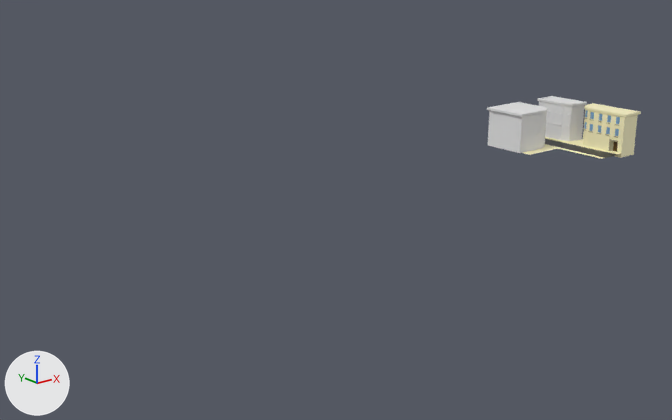
The FBX model Assets/Resources/Models/Rooms-M/StartingRoom_Scenery.fbx as it was, and as the next commit left it.
One viewpoint serves both versions: a 50 mm lens placed at (-140.6, -110.5, 41.7), pointed at (-54.1, -2.3, -1.6). The axes (+X, +Y, +Z) are drawn at lower left. The lights are the same throughout. Where no turn or scale is listed for an object, it has been applied to the vertices.
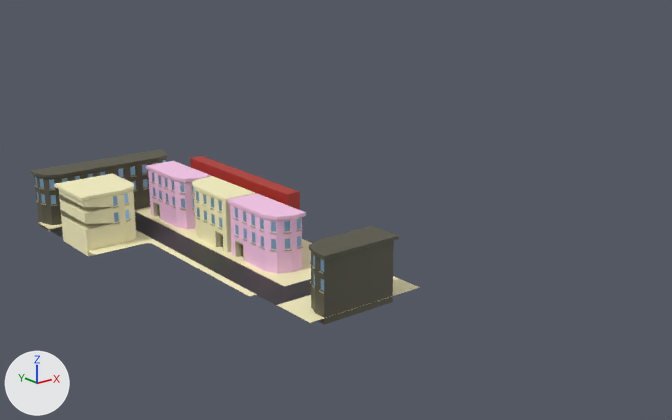
The change, as a diff of the scene's bpy script:
```diff
--- a/Assets/Resources/Models/Rooms-M/StartingRoom_Scenery.fbx.py
+++ b/Assets/Resources/Models/Rooms-M/StartingRoom_Scenery.fbx.py
@@ me_plane_017 @@
-me_plane_017.from_pydata(...)  # 35 vertices, 20 faces; spans x -11.0..7.0, y -6.0..14.0, z -0.1..0.0
+me_plane_017.from_pydata(...)  # 58 vertices, 33 faces; spans x -11.5..14.3, y -30.5..21.7, z -0.4..0.0
+# me_plane_017 part 1
+# 6 vertices are removed from x -3.0..7.0, y -6.0, z -0.1..0.0
+# 6 faces are deleted
+# 2 vertices move from x 6.9..7.0, y 4.0..14.0, z 0.0 to x 2.0..13.9, y 4.0..14.0, z -0.4..0.0
+# 24 vertices are added at x -11.5..14.3, y -30.5..21.7, z -0.4..0.0
+# 5 new vertices lie (0.0, -24.3, 0.0) away from vertices in x -2.0..7.0, y 4.0, z -0.1..0.0
+# 14 new faces join them, mat_material_006 (beige #fff7c7)
+# 5 new faces join them, mat_material_008 (black #313131)
 me_plane_017.materials.append(mat_material_008)
@@ ob_plane_388 @@
-ob_plane_388 = bpy.data.objects.new('Plane.388', me_plane_157)
@@ ob_plane_387 @@
-ob_plane_387 = bpy.data.objects.new('Plane.387', me_plane_146)
@@ ob_plane_381 @@
 ob_plane_381 = bpy.data.objects.new('Plane.381', me_plane_017)
-ob_plane_381.location = (3.0, -6.0, 0.0)
+ob_plane_381.location = (-83.0, -6.0, 0.0)
@@ ob_plane_412 @@
 ob_plane_412 = bpy.data.objects.new('Plane.412', me_plane_137)
-ob_plane_412.location = (7.0, -9.0, 0.0)
+ob_plane_412.location = (-79.0, -9.0, 0.0)
@@ ob_plane_228 @@
+ob_plane_228 = bpy.data.objects.new('Plane.228', me_plane_236)  # 370 vertices, 356 faces; spans x -1.15..3.42, y -3.36..7.33, z -0.77..7.4; in mat_material_052 (pink #ffccf0), mat_material_051 (blue #9cc6e7), mat_material_050 (beige #b0ab89), mat_material_049 (brown #573d09)
+ob_plane_228.location = (-79.0, 6.0, 0.0)
+ob_plane_228.rotation_euler = (0.0, 3.142, 0.0)  # degrees (0, 180, 0)
+ob_plane_228.scale = (-1.0, -1.0, -1.0)
@@ ob_plane_229 @@
+ob_plane_229 = bpy.data.objects.new('Plane.229', me_plane_245)  # 370 vertices, 356 faces; spans x -1.15..3.42, y -3.36..7.33, z -0.77..7.4; in mat_material_072 (dark yellow #585645), mat_material_055 (blue #9cc6e7), mat_material_054 (beige #b0ab89), mat_material_053 (brown #573d09)
+ob_plane_229.location = (-81.0, 13.6, 0.0)
+ob_plane_229.rotation_euler = (-3.142, 0.0, -1.571)  # degrees (-180, 0, -90)
+ob_plane_229.scale = (-1.0, -1.0, -1.0)
@@ ob_plane_227 @@
+ob_plane_227 = bpy.data.objects.new('Plane.227', me_plane_233)  # 370 vertices, 356 faces; spans x -1.15..3.42, y -3.36..7.33, z -0.77..7.4; in mat_material_044 (dark yellow #585645), mat_material_018 (blue #9cc6e7), mat_material_017 (beige #b0ab89), mat_material_016 (brown #573d09)
+ob_plane_227.location = (-76.0, -33.4, 0.0)
+ob_plane_227.rotation_euler = (-3.142, 0.0, 1.571)  # degrees (-180, 0, 90)
+ob_plane_227.scale = (-1.0, -1.0, -1.0)
@@ ob_plane_231 @@
+ob_plane_231 = bpy.data.objects.new('Plane.231', me_plane_252)  # 370 vertices, 356 faces; spans x -7.42..1.15, y -5.86..2.69, z -0.77..7.4; in mat_material_080 (beige #fff7c7), mat_material_079 (blue #9cc6e7), mat_material_078 (beige #b0ab89), mat_material_077 (brown #573d09)
+ob_plane_231.location = (-87.0, 5.6, 0.0)
@@ ob_cube_002 @@
+ob_cube_002 = bpy.data.objects.new('Cube.002', me_cube_004)  # a box spanning x -1.0..1.0, y -17.2..7.2, z -1.0..8.0; in mat_material_001 (red #b23026)
+ob_cube_002.location = (-73.0, 0.0, 0.0)
@@ ob_plane_230 @@
+ob_plane_230 = bpy.data.objects.new('Plane.230', me_plane_248)  # 370 vertices, 356 faces; spans x -7.33..3.36, y -1.15..3.42, z -0.77..7.4; in mat_material_076 (dark yellow #585645), mat_material_075 (blue #9cc6e7), mat_material_074 (beige #b0ab89), mat_material_073 (brown #573d09)
+ob_plane_230.location = (-87.0, 13.6, 0.0)
@@ ob_plane_226 @@
+ob_plane_226 = bpy.data.objects.new('Plane.226', me_plane_230)  # 370 vertices, 356 faces; spans x -1.15..3.42, y -3.36..7.33, z -0.77..7.4; in mat_material_043 (pink #ffccf0), mat_material_014 (blue #9cc6e7), mat_material_013 (beige #b0ab89), mat_material_012 (brown #573d09)
+ob_plane_226.location = (-79.0, -16.0, 0.0)
+ob_plane_226.rotation_euler = (0.0, 3.142, 0.0)  # degrees (0, 180, 0)
+ob_plane_226.scale = (-1.0, -1.0, -1.0)
```

Boxes (x1, y1, x2, y2) around the edits, measured in the pictures (672 x 420 px):
'Plane.381', reshaped, moved: before (523, 137, 621, 159); after (39, 207, 419, 323)
'Plane.227', added: after (309, 226, 399, 325)
'Plane.231', added (beige): after (54, 174, 136, 256)
'Plane.412', moved: before (583, 103, 641, 158); after (192, 176, 256, 253)
'Plane.226', added (pink): after (227, 193, 306, 274)
'Plane.228', added (pink): after (146, 161, 211, 229)
'Plane.388', deleted: before (487, 102, 548, 153)
'Plane.230', added: after (31, 159, 113, 229)
'Cube.002', added (red): after (190, 156, 300, 210)
'Plane.229', added: after (101, 149, 168, 210)
'Plane.387', deleted: before (537, 96, 587, 141)
part 1 of me_plane_017, built on: before (545, 137, 621, 159); after (39, 207, 419, 323)
